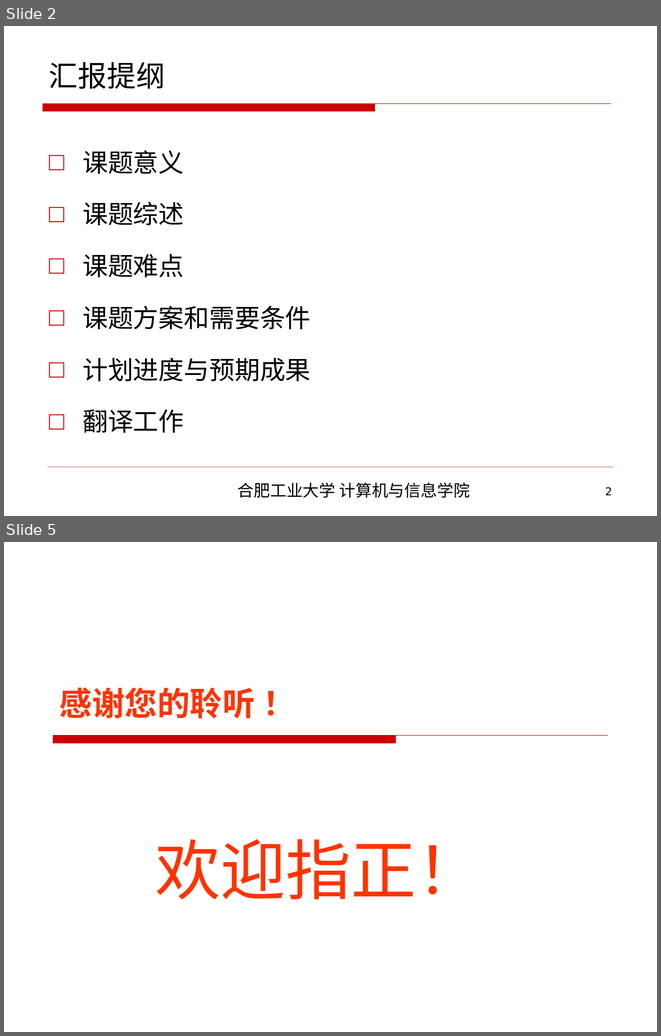
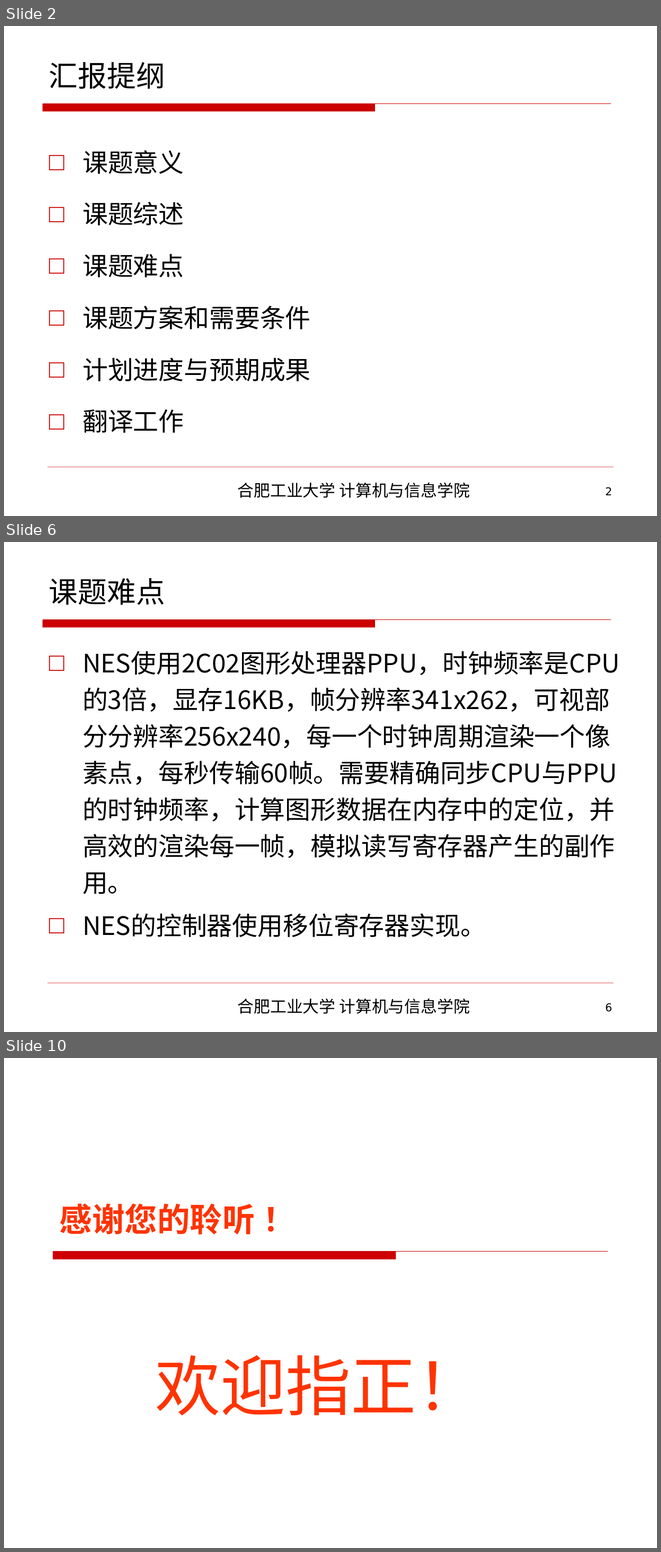
Before and after one commit to netcan/FCEmulator, a slide deck: notes/本科毕业设计开题汇报.ppt. Shown one above the other, each under a label of ours: slides 2 and 5 before the commit, slides 2, 6 and 10 after it; the slides between them are not shown. The pictures are 661x1036 and 661x1552 pixels, drawn with LibreOffice and Linux fonts; fonts in the diff are those of the drawing; background and template pictures are left out. Boxes give left, top, right and bottom in pixels: in the first picture for what was removed or moved away, otherwise in the second. Text is boxed around its words. In the diff, an @@ line names an element or a change of style, - is before the commit and + after.

```diff
--- a/notes/本科毕业设计开题汇报.ppt
+++ b/notes/本科毕业设计开题汇报.ppt
@@ slide 6 added at (x1=4, y1=542, x2=657, y2=1032), background picture (left out); not listed: 4 template elements that a slide beside it also shows @@
@@ title added at (x1=49, y1=578, x2=165, y2=605), 32 pt, text #000000 @@
+课题难点
@@ text added at (x1=82, y1=651, x2=620, y2=937), 28 pt, text #000000 @@
+□ NES使用2C02图形处理器PPU，时钟频率是CPU的3倍，显存16KB，帧分辨率341x262，可视部分分辨率256x240，每一个时钟周期渲染一个像素点，每秒传输60帧。需要精确同步CPU与PPU的时钟频率，计算图形数据在内存中的定位，并高效的渲染每一帧，模拟读写寄存器产生的副作用。
+□ NES的控制器使用移位寄存器实现。
@@ what was slide 5 is now slide 10 @@
```
Also in this commit, not shown: 3 slides changed, 4 other slides added.
